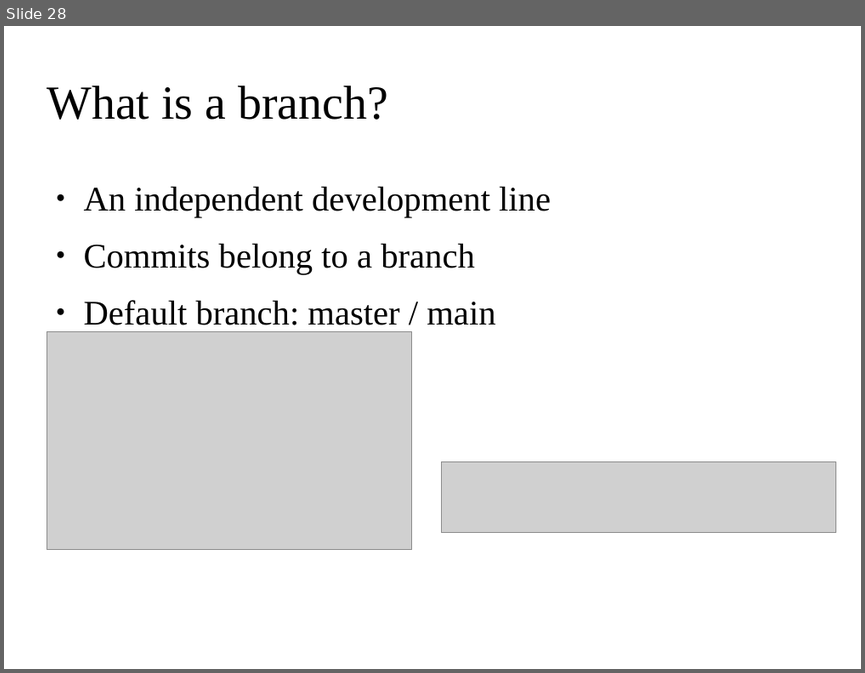
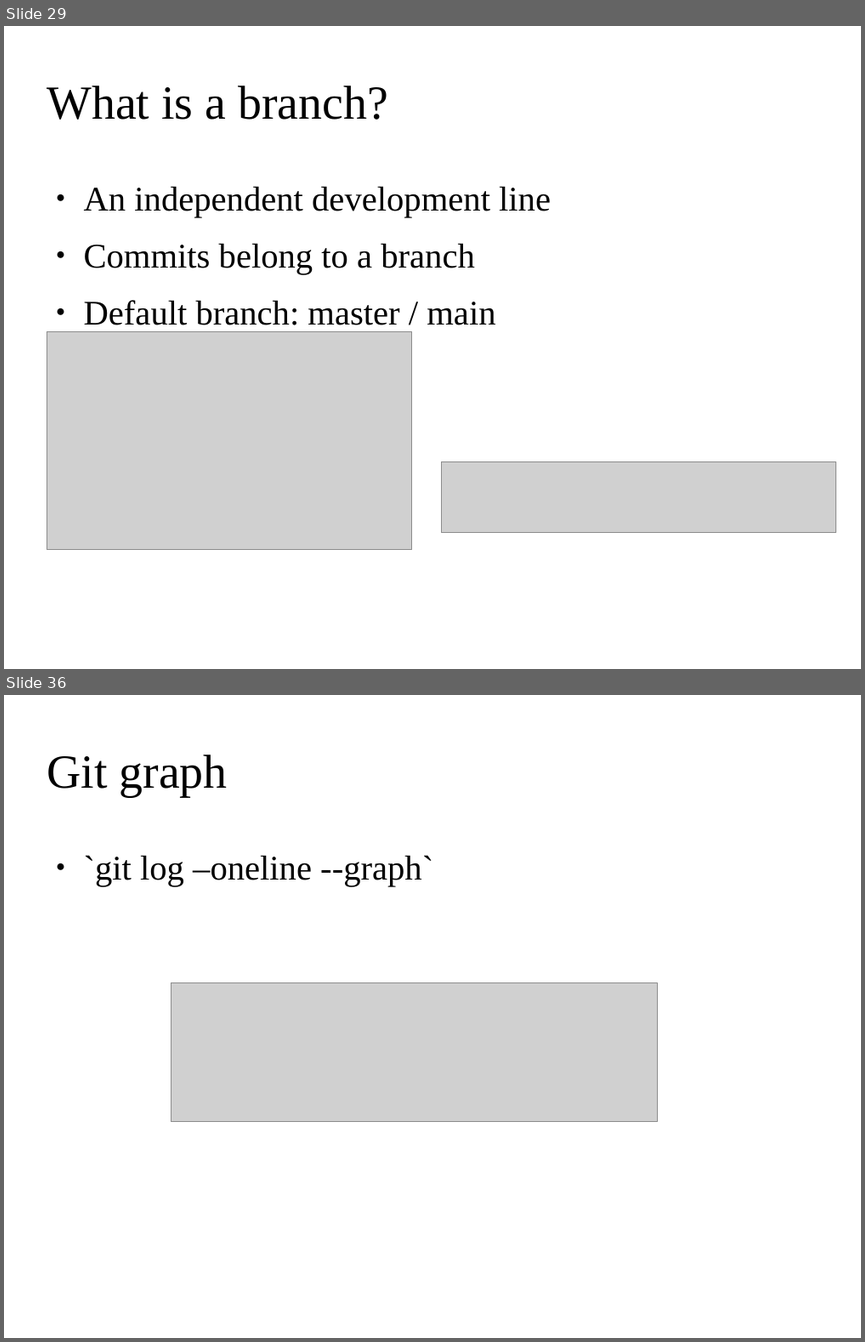
Before and after one commit to ehsansh84/git-tutorial, a slide deck: git.odp. Shown one above the other, each under a label of ours: slide 28 before the commit, slides 29 and 36 after it; the slides between them are not shown. The pictures are 865x673 and 865x1342 pixels, drawn with LibreOffice and Linux fonts; fonts in the diff are those of the drawing; grey boxes stand for pictures; background and template pictures are left out. Boxes give left, top, right and bottom in pixels: in the first picture for what was removed or moved away, otherwise in the second. Text is boxed around its words. In the diff, an @@ line names an element or a change of style, - is before the commit and + after.

```diff
--- a/git.odp
+++ b/git.odp
@@ slide 36 added at (x1=4, y1=695, x2=861, y2=1338), background picture (left out) @@
@@ title added at (x1=46, y1=755, x2=228, y2=797), 44 pt, text #000000 @@
+Git graph
@@ text added at (x1=84, y1=855, x2=433, y2=886), 32 pt, text #000000 @@
+● `git log –oneline --graph`
@@ picture added at (x1=171, y1=982, x2=657, y2=1121) @@
@@ what was slide 28 is now slide 29 @@
```
Also in this commit, not shown: 2 slides changed, 14 other slides added.
